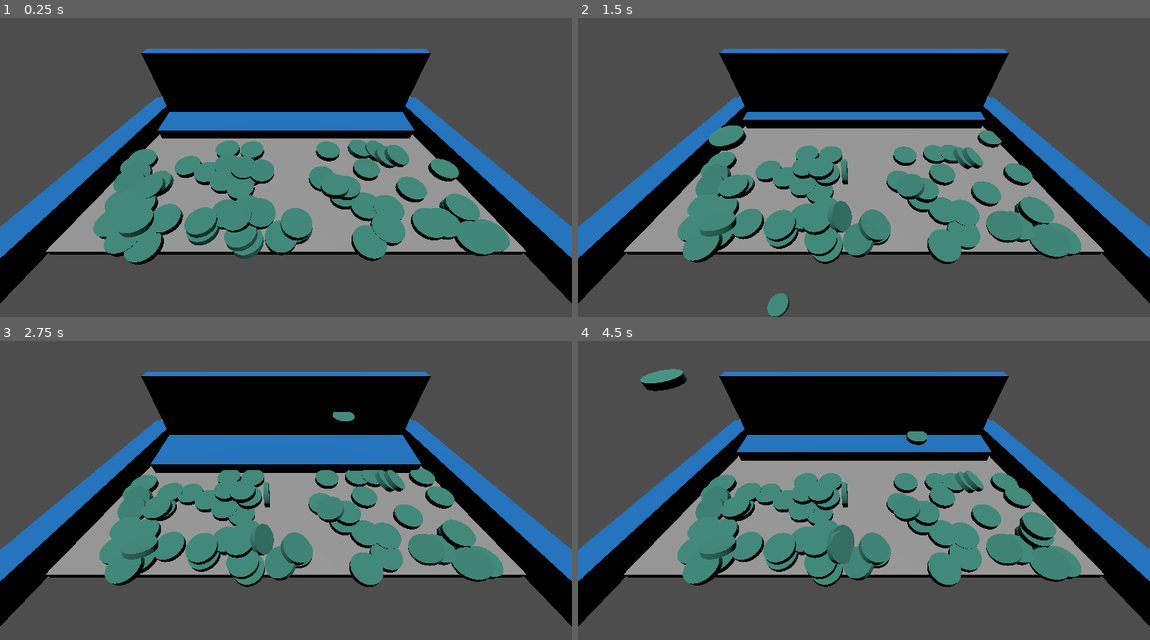
Above: before the commit, frames 1-4 (two rows, left to right).
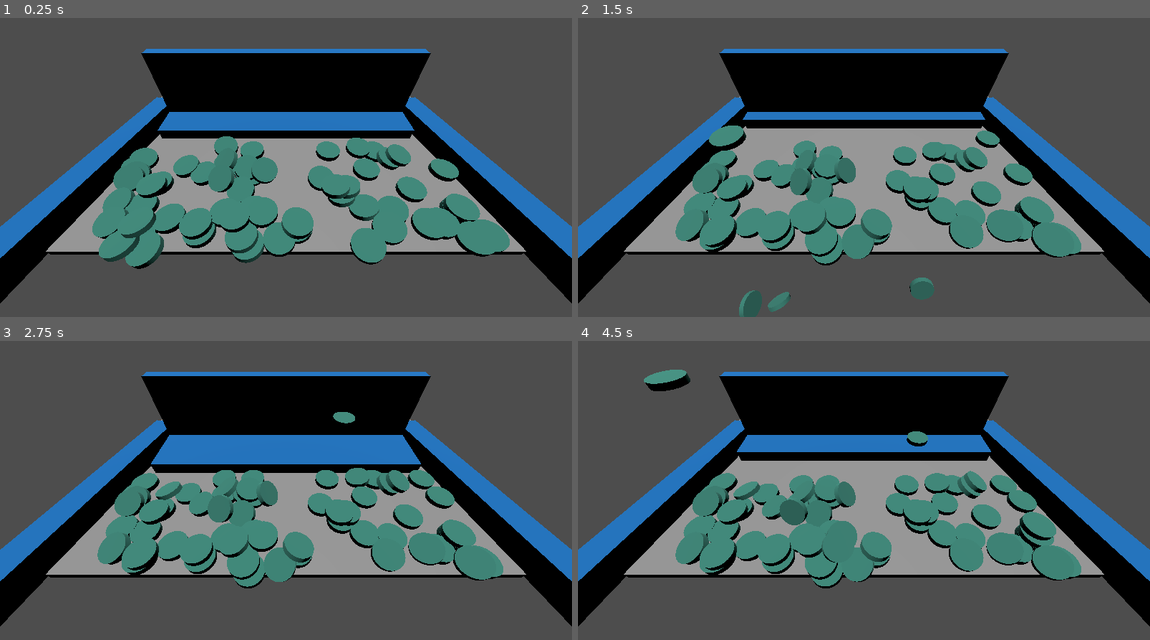
Above: after the commit, the same moments.

Repository: kennethbchen/Coin-Pusher-Game
Game: Godot game, scene res://Game.tscn
Two runs of this game, one before a commit and one after it. Both use one fixed random seed, a clock stepped at 60 frames per second and the inputs below.
Inputs (mouse positions are in pixels of both pictures, inside the frame that each line leads up to):
- Up to frame 1 (0.25 s): no input
- Up to frame 2 (1.5 s): move the mouse to (989, 140) at 0.52 s; press the mouse at (989, 140) at 0.53 s; move the mouse to (749, 173) at 1.27 s; release the mouse at (749, 173) at 1.28 s; click (749, 173) at 1.35 s
- Up to frame 3 (2.75 s): move the mouse to (343, 406) at 2.02 s; press the mouse at (343, 406) at 2.03 s
- Up to frame 4 (4.5 s): move the mouse to (835, 544) at 2.77 s; release the mouse at (835, 544) at 2.78 s; click (835, 544) at 2.85 s; move the mouse to (1035, 526) at 3.52 s; press the mouse at (1035, 526) at 3.53 s; move the mouse to (692, 430) at 4.27 s; release the mouse at (692, 430) at 4.28 s; click (692, 430) at 4.35 s

The runs differ from the first frame. In frame 1, 3.0% of the frame differs, in the area x 16-89%, y 39-84%; in frame 2, 5.0%; in frame 3, 4.5%; in frame 4, 5.0%, in the area x 10-88%, y 9-83%.

Commit message:
Implemented token editor script that automatically creates box colliders to approximate cylinder shape

Diff:
--- a/Scenes/Token.tscn
+++ b/Scenes/Token.tscn
@@ -1,25 +1,47 @@
-[gd_scene load_steps=6 format=3 uid="uid://dco6gh876g323"]
+[gd_scene load_steps=9 format=3 uid="uid://dco6gh876g323"]
 
 [ext_resource type="Material" uid="uid://jdclmigjfj0o" path="res://Materials/TestMat.tres" id="1_usiua"]
 [ext_resource type="Script" path="res://Scripts/Token.gd" id="1_y4slo"]
 
 [sub_resource type="PhysicsMaterial" id="PhysicsMaterial_2hsnt"]
 
-[sub_resource type="BoxShape3D" id="BoxShape3D_3dodw"]
-size = Vector3(0.707107, 0.2, 0.707107)
-
 [sub_resource type="CylinderMesh" id="CylinderMesh_11f54"]
 material = ExtResource("1_usiua")
 height = 0.2
+
+[sub_resource type="BoxShape3D" id="BoxShape3D_3j24m"]
+size = Vector3(0.707107, 0.2, 0.707107)
+
+[sub_resource type="BoxShape3D" id="BoxShape3D_y7veg"]
+size = Vector3(0.707107, 0.2, 0.707107)
+
+[sub_resource type="BoxShape3D" id="BoxShape3D_b8kcg"]
+size = Vector3(0.707107, 0.2, 0.707107)
+
+[sub_resource type="BoxShape3D" id="BoxShape3D_8rm55"]
+size = Vector3(0.707107, 0.2, 0.707107)
 
 [node name="Token" type="RigidBody3D"]
 mass = 0.02
 physics_material_override = SubResource("PhysicsMaterial_2hsnt")
 continuous_cd = true
 script = ExtResource("1_y4slo")
-
-[node name="CollisionShape3D" type="CollisionShape3D" parent="."]
-shape = SubResource("BoxShape3D_3dodw")
+num_box_colliders = 4
 
 [node name="MeshInstance3D" type="MeshInstance3D" parent="."]
 mesh = SubResource("CylinderMesh_11f54")
+
+[node name="@@42000" type="CollisionShape3D" parent="."]
+shape = SubResource("BoxShape3D_3j24m")
+
+[node name="@@42001" type="CollisionShape3D" parent="."]
+transform = Transform3D(-0.448074, 0, 0.893997, 0, 1, 0, -0.893997, 0, -0.448074, 0, 0, 0)
+shape = SubResource("BoxShape3D_y7veg")
+
+[node name="@@42002" type="CollisionShape3D" parent="."]
+transform = Transform3D(-0.59846, 0, -0.801153, 0, 1, 0, 0.801153, 0, -0.59846, 0, 0, 0)
+shape = SubResource("BoxShape3D_b8kcg")
+
+[node name="@@42003" type="CollisionShape3D" parent="."]
+transform = Transform3D(0.984382, 0, -0.176046, 0, 1, 0, 0.176046, 0, 0.984382, 0, 0, 0)
+shape = SubResource("BoxShape3D_8rm55")
--- a/Scripts/Game.gd
+++ b/Scripts/Game.gd
@@ -18,8 +18,6 @@
 	for i in range(0, 60):
 		var token = _create_token()
 		token.position = spawn_area.get_random_point()
-
-	pass # Replace with function body.
 
 func _unhandled_input(event):
 
--- a/Scripts/Token.gd
+++ b/Scripts/Token.gd
@@ -4,35 +4,34 @@
 
 extends RigidBody3D
 
-@onready var collision: = $CollisionShape3D
 @onready var mesh: = $MeshInstance3D
 
+# Box Collider shapes are used because
+# as of Godot 4.0.stable, cylinder collider shapes are bad.
+# Instead, we approximate the cylinder with box collision shapes
+@export_range(1, 8) var num_box_colliders = 2
 @export_range(0.001, 10, 0.001, "or_greater") var height: float = 0.2
 @export_range(0.001, 10, 0.001, "or_greater") var radius: float = 0.5
 
-var cylinder_collider: BoxShape3D
 var cylinder_mesh: CylinderMesh
 
-# Called when the node enters the scene tree for the first time.
 func _ready():
-	assert(collision.shape is BoxShape3D)
 	assert(mesh.mesh is CylinderMesh)
 
-	cylinder_collider = collision.shape as BoxShape3D
 	cylinder_mesh = mesh.mesh as CylinderMesh
 
 	# Change dimensions of token
-	cylinder_collider.size = Vector3(radius * sqrt(2), height, radius * sqrt(2))
 
 	cylinder_mesh.top_radius = radius
 	cylinder_mesh.bottom_radius = radius
 	cylinder_mesh.height = height
 
-	mesh.scale = Vector3.ZERO
-	var tween = get_tree().create_tween()
-	tween.set_ease(Tween.EASE_OUT)
-	tween.set_trans(Tween.TRANS_BACK)
-	tween.tween_property(mesh, "scale", Vector3(1,1,1), 0.25)
+	if not Engine.is_editor_hint():
+		mesh.scale = Vector3.ZERO
+		var tween = get_tree().create_tween()
+		tween.set_ease(Tween.EASE_OUT)
+		tween.set_trans(Tween.TRANS_BACK)
+		tween.tween_property(mesh, "scale", Vector3(1,1,1), 0.25)
 
 
 # Called every frame. 'delta' is the elapsed time since the previous frame.
@@ -40,11 +39,52 @@
 
 
 	if Engine.is_editor_hint():
-		cylinder_collider.size = Vector3(radius * sqrt(2), height, radius * sqrt(2))
-
+		_generate_colliders()
 		cylinder_mesh.top_radius = radius
 		cylinder_mesh.bottom_radius = radius
 		cylinder_mesh.height = height
+
+func _generate_colliders():
+
+	if _get_num_colliders() != num_box_colliders:
+
+		# Delete and re-create all children
+		for child in _get_collider_children():
+			if child != null and child is CollisionShape3D:
+				child.queue_free()
+
+		for i in range (0, num_box_colliders):
+			var child = CollisionShape3D.new()
+			child.shape = BoxShape3D.new()
+
+			add_child(child)
+			child.set_owner(get_tree().edited_scene_root)
+
+
+	var colliders = _get_collider_children()
+
+	for i in range(0, colliders.size()):
+		var collider = colliders[i]
+		collider.shape.size = Vector3(radius * sqrt(2), height, radius * sqrt(2))
+		collider.rotation.y = ((360 / num_box_colliders) * i)
+
+func _get_collider_children() -> Array[CollisionShape3D]:
+	var output: Array[CollisionShape3D] = []
+
+	for child in get_children():
+		if child is CollisionShape3D:
+			output.append(child)
+
+	return output
+
+func _get_num_colliders():
+	var count = 0
+
+	for child in get_children():
+		if child is CollisionShape3D:
+			count += 1
+
+	return count
 
 func destroy():
 	mesh.scale = Vector3(1,1,1)
